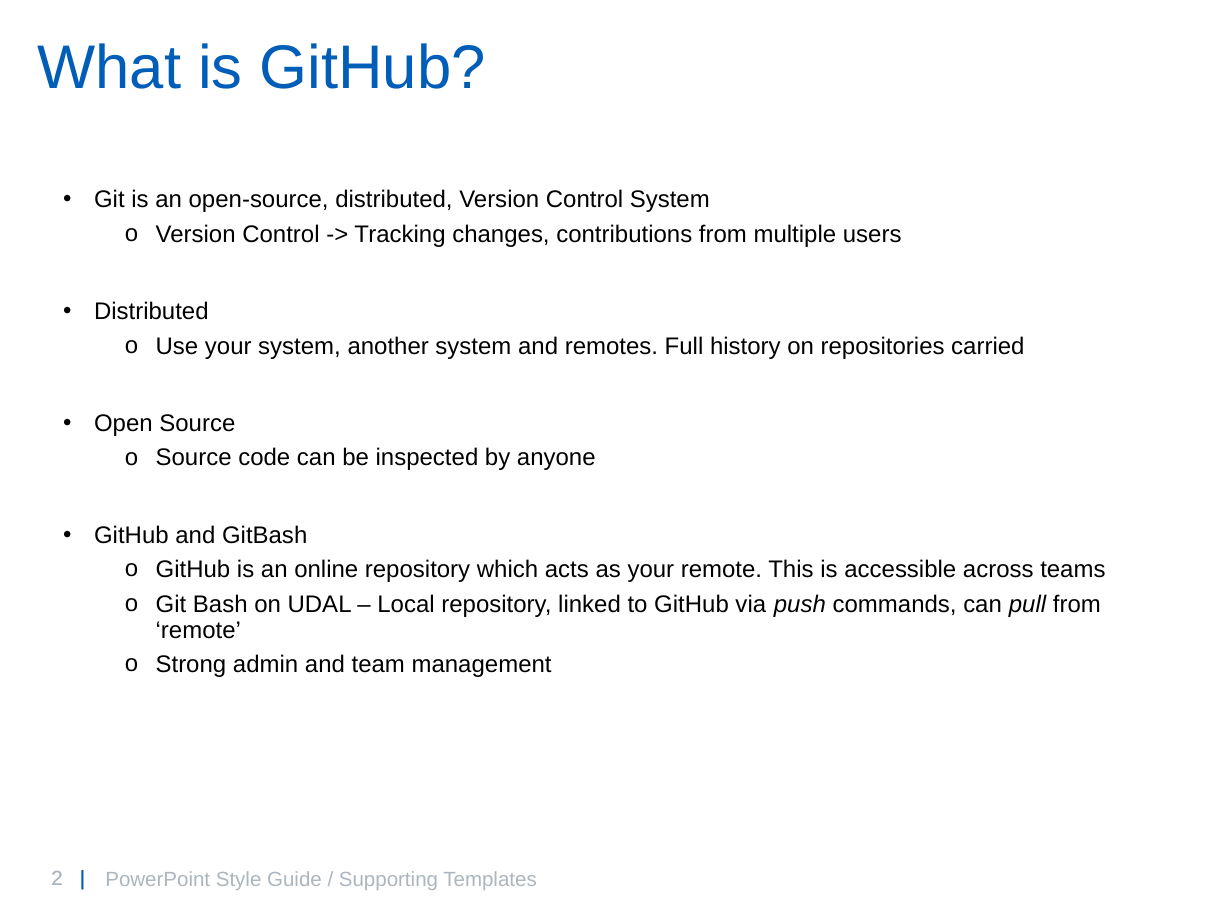
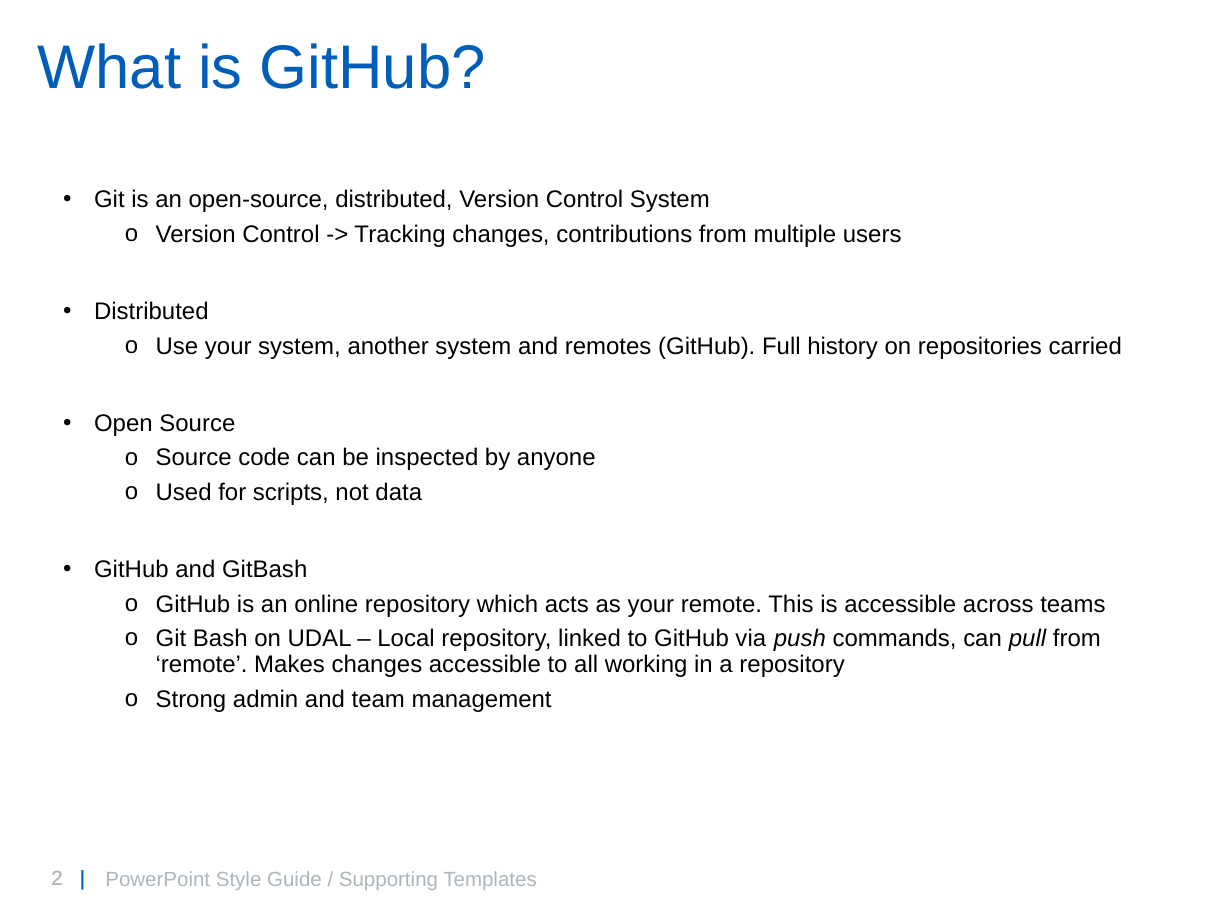
Before and after one commit to willbrooks2/Git_Introduction, a slide deck: slide 2 of GitIntro.pptx. Drawn at 1232x924 pixels with LibreOffice and Linux fonts; fonts in the diff are those of the drawing; background and template pictures are left out. Boxes give left, top, right and bottom in pixels: in the first picture for what was removed or moved away, otherwise in the second. Text is boxed around its words. In the diff, an @@ line names an element or a change of style, - is before the commit and + after.

Commit message:
Changes to PPT 1

```diff
--- a/GitIntro.pptx
+++ b/GitIntro.pptx
@@ text at (x1=156, y1=336, x2=1122, y2=359): text changed @@
-  o Use your system, another system and remotes. Full history on repositories carried
+  o Use your system, another system and remotes (GitHub). Full history on repositories carried
@@ text at (x1=156, y1=482, x2=422, y2=505): paragraph added @@
+  o Used for scripts, not data
@@ text at (x1=156, y1=628, x2=1101, y2=677): text changed @@
-  o Git Bash on UDAL – Local repository, linked to GitHub via push commands, can pull from ‘remote’
+  o Git Bash on UDAL – Local repository, linked to GitHub via push commands, can pull from ‘remote’. Makes changes accessible to all working in a repository
```
Also in this commit, not shown: 1 other slide changed, 2 slides added.
